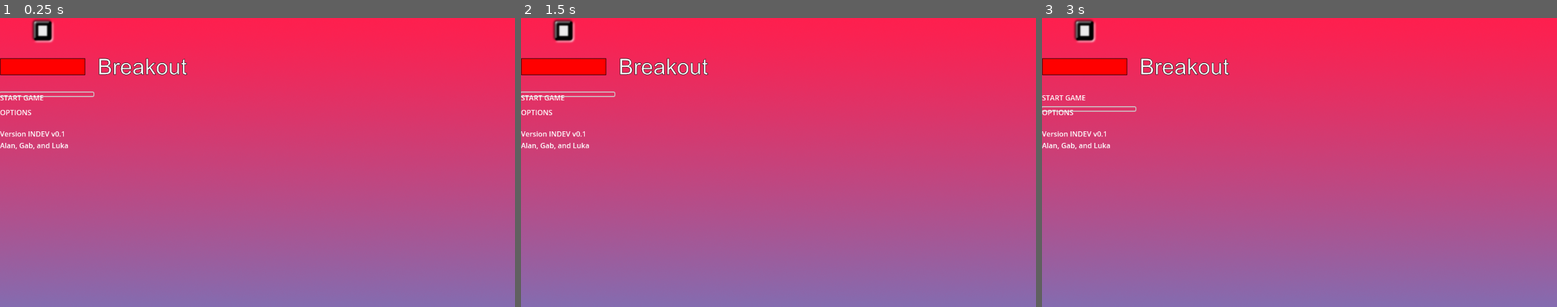
Above: before the commit, frames 1-3 (left to right).
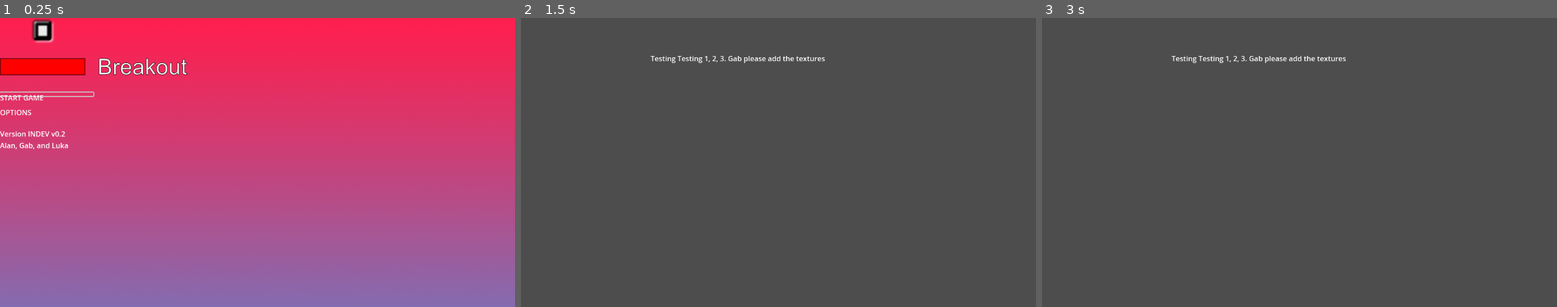
Above: after the commit, the same moments.

Repository: ggkkaa/Pirate-Jam
Game: Godot game, scene res://Menu/Main Menu.tscn
The game is run twice, just before and just after one commit, with the same random seed, the same clock (stepped at 60 frames per second) and the same inputs.
Inputs (mouse positions are in pixels of both pictures, inside the frame that each line leads up to):
- Up to frame 1 (0.25 s): no input
- Up to frame 2 (1.5 s): click "Start game" at 0.5 s; click (567, 93) at 1.25 s, where only the run before the commit has a clickable "Start game"
- Up to frame 3 (3 s): click (1088, 93) at 2 s, where only the run before the commit has a clickable "Start game"; click (1088, 107) at 2.75 s, where only the run before the commit has a clickable "Options"

The runs differ from the first frame. In frame 1, less than 0.1% of the frame differs, in the area x 11-13%, y 39-42%; in frame 2, 100%, in the area x 0-100%, y 0-100%; in frame 3, 100%.

Commit message:
Make the title screen work

Diff:
--- a/Menu/Main Menu.tscn
+++ b/Menu/Main Menu.tscn
@@ -43,6 +43,7 @@
 
 [node name="Start Game" parent="Menu/CenterRow/Buttons" instance=ExtResource("1")]
 layout_mode = 2
+scene_to_load = "res://Scenes/House.tscn"
 
 [node name="OptionsButton" parent="Menu/CenterRow/Buttons" instance=ExtResource("4")]
 layout_mode = 2
@@ -59,7 +60,7 @@
 layout_mode = 2
 size_flags_horizontal = 3
 size_flags_vertical = 3
-text = "Version INDEV v0.1
+text = "Version INDEV v0.2
 Alan, Gab, and Luka"
 
 [node name="FadeIn" parent="." instance=ExtResource("6")]
--- a/Menu/Options.gd
+++ b/Menu/Options.gd
@@ -7,11 +7,14 @@
 
 func _on_CheckBox_pressed():
 	$UISound.play()
-	OS.window_fullscreen = !OS.window_fullscreen
+	if DisplayServer.window_get_mode() == DisplayServer.WINDOW_MODE_FULLSCREEN:
+		DisplayServer.window_set_mode(DisplayServer.WINDOW_MODE_WINDOWED)
+	else:
+		DisplayServer.window_set_mode(DisplayServer.WINDOW_MODE_FULLSCREEN)
 
 func _on_FadeIn_fade_finished():
 # warning-ignore:return_value_discarded
-	get_tree().change_scene("res://Menu/Main Menu.tscn")
+	get_tree().change_scene_to_file("res://Menu/Main Menu.tscn")
 
 func _ready():
 	set_process(true)
--- a/Menu/title_screen.gd
+++ b/Menu/title_screen.gd
@@ -1,12 +1,6 @@
 extends Control
 
 var scene_path_to_load
-
-func _ready():
-	set_process(true)
-	$"Menu/CenterRow/Buttons/Start Game".grab_focus()
-	for button in $Menu/CenterRow/Buttons.get_children():
-		button.connect("pressed", Callable(self, "_on_button_pressed").bind(button.scene_to_load))
 
 func _on_Button_pressed(scene_to_load):
 	scene_path_to_load = scene_to_load
@@ -14,9 +8,15 @@
 	$FadeIn.show()
 	$FadeIn.fade_in()
 
+func _ready():
+	set_process(true)
+	$"Menu/CenterRow/Buttons/Start Game".grab_focus()
+	for button in $Menu/CenterRow/Buttons.get_children():
+		button.pressed.connect(_on_Button_pressed.bind(button.scene_to_load))
+
 func _on_FadeIn_fade_finished():
 # warning-ignore:return_value_discarded
-	get_tree().change_scene(scene_path_to_load)
+	get_tree().change_scene_to_file(scene_path_to_load)
 
 func _process(_delta):
 	if Input.is_action_pressed("key_exit"):
--- /dev/null
+++ b/Scenes/House.tscn
@@ -0,0 +1,10 @@
+[gd_scene format=3 uid="uid://3wrr4si8xlth"]
+
+[node name="House" type="Node2D"]
+
+[node name="Label" type="Label" parent="."]
+offset_left = 290.0
+offset_top = 79.0
+offset_right = 501.0
+offset_bottom = 251.0
+text = "Testing Testing 1, 2, 3. Gab please add the textures"
Not shown, added: export_presets.cfg
Not shown, added: Pirate Jam.console.exe
Not shown, added: Pirate Jam.pck
